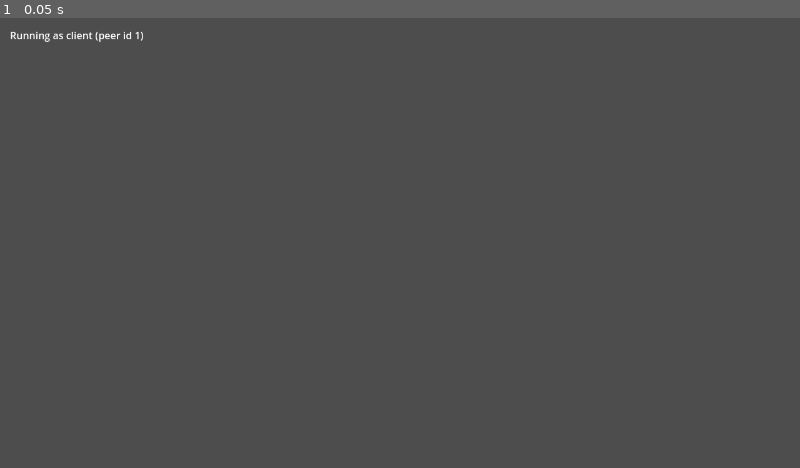
Above: before the commit, frame 1.
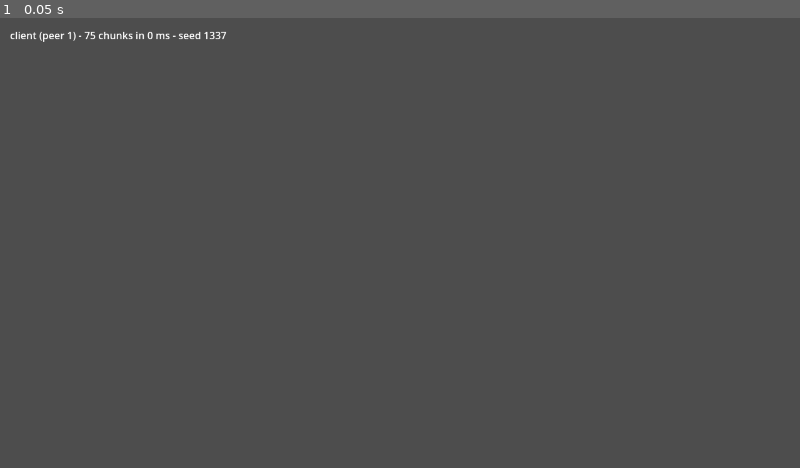
Above: after the commit, the same moment.

Repository: FrostyyTiger/Kubik
Game: Godot game, scene res://scenes/game.tscn
Same seed, same stepped clock (60 frames per second), same inputs: the game is played once before the commit and once after it. This scene is started directly instead of the project's main scene.
Inputs:
- Up to frame 1 (0.05 s): no input

The runs differ from the first frame. In frame 1, 0.2% of the frame differs, in the area x 1-29%, y 3-6%.

Commit message:
feat(world): 5x5 chunk area built over frames, with sky and sun
World owns the chunk registry and is the only place voxels may change.
Layout is a fixed 5x5 by 3 column around the origin; streaming is later.

Building all 75 chunks at once would freeze the window for seconds with no
sign of life, so the world drains a distance-sorted queue with an 8 ms
per-frame budget instead. Chunks pop in from the centre outward and the
total build time is printed, so the eventual greedy-meshing and threading
work has a number to beat.

is_solid_world checks loaded chunks and falls back to the generator, so the
boundary of the loaded area does not sprout a wall of faces.

Seed is a shared constant for now, which is already enough for identical
terrain on both machines - the host choosing and sending it comes with the
join handshake.

Co-Authored-By: Claude Opus 5 (1M context) <noreply@anthropic.com>
Claude-Session: https://claude.ai/code/session_01UiSAFbDzRSimYc9Mx2DoXk

Diff:
--- a/scenes/game.tscn
+++ b/scenes/game.tscn
@@ -1,15 +1,37 @@
-[gd_scene load_steps=2 format=3]
+[gd_scene load_steps=6 format=3]
 
 [ext_resource type="Script" path="res://scripts/game/game.gd" id="1_game"]
+[ext_resource type="Script" path="res://scripts/world/world.gd" id="2_world"]
+
+[sub_resource type="ProceduralSkyMaterial" id="ProceduralSkyMaterial_1"]
+
+[sub_resource type="Sky" id="Sky_1"]
+sky_material = SubResource("ProceduralSkyMaterial_1")
+
+[sub_resource type="Environment" id="Environment_1"]
+background_mode = 2
+sky = SubResource("Sky_1")
+ambient_light_source = 3
+tonemap_mode = 2
 
 [node name="Game" type="Node3D"]
 script = ExtResource("1_game")
+
+[node name="WorldEnvironment" type="WorldEnvironment" parent="."]
+environment = SubResource("Environment_1")
+
+[node name="Sun" type="DirectionalLight3D" parent="."]
+transform = Transform3D(0.7809, 0, -0.6247, -0.5262, 0.5393, -0.6577, 0.3369, 0.8422, 0.4211, 0, 40, 0)
+shadow_enabled = true
+
+[node name="World" type="Node3D" parent="."]
+script = ExtResource("2_world")
 
 [node name="HUD" type="CanvasLayer" parent="."]
 
 [node name="Status" type="Label" parent="HUD"]
 offset_left = 16.0
 offset_top = 16.0
-offset_right = 616.0
+offset_right = 816.0
 offset_bottom = 44.0
 text = "..."
--- a/scripts/game/game.gd
+++ b/scripts/game/game.gd
@@ -1,18 +1,30 @@
 extends Node3D
 
-## Root of the in-game scene. For now it only reports which role we are;
-## the world, camera and player sync land in later commits.
+## Root of the in-game scene.
+
+## Temporary. Next step is the host picking a seed and sending it during the
+## join handshake. Until then a shared constant does the same job: both
+## machines generate byte-identical terrain with zero voxels on the wire.
+const DEBUG_SEED := 1337
+
+@onready var _world: World = $World
+@onready var _status: Label = $HUD/Status
 
 
 func _ready() -> void:
 	var role_name := "host" if Net.is_host() else "client"
-	$HUD/Status.text = "Running as %s (peer id %d)" % [role_name, Net.local_peer_id()]
-	print("[Game] entered as %s" % role_name)
+	_status.text = "%s - generating world..." % role_name
+	_world.generation_finished.connect(_on_world_ready)
+	_world.setup(DEBUG_SEED)
+
+
+func _on_world_ready(chunk_count: int, elapsed_ms: int) -> void:
+	var role_name := "host" if Net.is_host() else "client"
+	_status.text = "%s (peer %d) - %d chunks in %d ms - seed %d" % [
+		role_name, Net.local_peer_id(), chunk_count, elapsed_ms, _world.world_seed]
 
 
 func _unhandled_input(event: InputEvent) -> void:
-	# Escape leaves the session and returns to the menu, which also tears the
-	# ENet peer down so the port is free for the next Host.
 	if event.is_action_pressed("ui_cancel"):
 		Net.leave()
 		get_tree().change_scene_to_file("res://scenes/main_menu.tscn")
--- /dev/null
+++ b/scripts/world/chunk_node.gd
@@ -0,0 +1,27 @@
+class_name ChunkNode
+extends MeshInstance3D
+
+## The visual half of a chunk. Chunk holds the data, ChunkNode holds the mesh.
+##
+## Keeping them apart matters for multiplayer: a dedicated server would want
+## Chunk without ever building a mesh, and the mesher can be moved onto a
+## worker thread later precisely because it only touches Chunk.
+
+var chunk: Chunk
+
+
+func setup(p_chunk: Chunk) -> void:
+	chunk = p_chunk
+	var c := p_chunk.chunk_pos
+	name = "Chunk%d_%d_%d" % [c.x, c.y, c.z]
+	# The mesh is built in chunk-local coordinates (0..16), so the node
+	# position supplies the world offset. That also means editing one block
+	# rebuilds one small mesh, not a world-sized one.
+	position = Vector3(p_chunk.origin())
+
+
+func rebuild(world_solid: Callable) -> void:
+	# build() returns null for a chunk with no visible faces. Assigning null
+	# clears the mesh, which is exactly what we want.
+	mesh = ChunkMesher.build(chunk, world_solid)
+	chunk.dirty = false
--- /dev/null
+++ b/scripts/world/world.gd
@@ -0,0 +1,119 @@
+class_name World
+extends Node3D
+
+## Owns every loaded chunk and is the only place voxels are allowed to change.
+##
+## Layout for v1: a fixed 5x5 column of chunks around the origin, CHUNKS_Y tall.
+## Streaming chunks in and out as players move is a later problem.
+
+signal generation_finished(chunk_count: int, elapsed_ms: int)
+
+## 2 -> chunks -2..2 on each horizontal axis, so 5x5.
+const RADIUS_XZ := 2
+
+## 3 chunks = 48 blocks tall, which comfortably contains the terrain band
+## (SURFACE_Y 32 +/- TRANSITION 14).
+const CHUNKS_Y := 3
+
+## Milliseconds of chunk building allowed per frame. At 60 fps a frame is
+## 16.6 ms, so 8 leaves room for everything else and the window stays alive.
+const BUILD_BUDGET_MS := 8
+
+var world_seed := 0
+var generator: TerrainGenerator = null
+
+var _chunks := {}        # Vector3i -> Chunk
+var _chunk_nodes := {}   # Vector3i -> ChunkNode
+var _build_queue: Array[Vector3i] = []
+
+var _total_ms := 0
+var _built := 0
+
+
+## Start building. Called once per session.
+func setup(p_seed: int) -> void:
+	world_seed = p_seed
+	generator = TerrainGenerator.new(p_seed)
+
+	_build_queue.clear()
+	for cy in CHUNKS_Y:
+		for cz in range(-RADIUS_XZ, RADIUS_XZ + 1):
+			for cx in range(-RADIUS_XZ, RADIUS_XZ + 1):
+				_build_queue.append(Vector3i(cx, cy, cz))
+
+	# Nearest-first, so the world grows outward from where the player spawns
+	# instead of popping in in some arbitrary order.
+	_build_queue.sort_custom(Callable(self, "_nearer_to_centre"))
+	print("[World] seed %d, %d chunks queued" % [p_seed, _build_queue.size()])
+
+
+func _process(_delta: float) -> void:
+	if _build_queue.is_empty():
+		return
+
+	# Spend a bounded slice of this frame on chunk building. Doing all 75 in
+	# _ready() would freeze the window for seconds with no sign of life.
+	var started := Time.get_ticks_msec()
+	while not _build_queue.is_empty() and Time.get_ticks_msec() - started < BUILD_BUDGET_MS:
+		_build_chunk(_build_queue.pop_front())
+	_total_ms += Time.get_ticks_msec() - started
+
+	if _build_queue.is_empty():
+		print("[World] %d chunks generated and meshed in %d ms" % [_built, _total_ms])
+		generation_finished.emit(_built, _total_ms)
+
+
+## Is there a solid block at this WORLD block position?
+##
+## This is the function the mesher uses for neighbours outside a chunk, and the
+## reason the edge of the loaded area does not sprout a wall of faces: beyond
+## the loaded chunks we simply ask the generator what would be there.
+func is_solid_world(wx: int, wy: int, wz: int) -> bool:
+	var wpos := Vector3i(wx, wy, wz)
+	var chunk: Chunk = _chunks.get(Chunk.world_to_chunk(wpos))
+	if chunk != null:
+		var l := Chunk.world_to_local(wpos)
+		return Block.is_solid(chunk.voxels[Chunk.index(l.x, l.y, l.z)])
+	return generator.is_solid_at(wx, wy, wz)
+
+
+func get_block(world_block_pos: Vector3i) -> int:
+	var chunk: Chunk = _chunks.get(Chunk.world_to_chunk(world_block_pos))
+	if chunk == null:
+		return Block.AIR
+	var l := Chunk.world_to_local(world_block_pos)
+	return chunk.voxels[Chunk.index(l.x, l.y, l.z)]
+
+
+func has_chunk(chunk_pos: Vector3i) -> bool:
+	return _chunks.has(chunk_pos)
+
+
+func is_ready() -> bool:
+	return generator != null and _build_queue.is_empty()
+
+
+# --- Internals --------------------------------------------------------------
+
+func _build_chunk(chunk_pos: Vector3i) -> void:
+	var chunk := Chunk.new(chunk_pos)
+	generator.generate_into(chunk)
+	_chunks[chunk_pos] = chunk
+
+	var node := ChunkNode.new()
+	node.setup(chunk)
+	add_child(node)
+	_chunk_nodes[chunk_pos] = node
+
+	# A chunk built before its neighbours still meshes correctly: is_solid_world
+	# falls through to the generator, which gives the same answer the neighbour
+	# will have once it exists. So no re-mesh pass is needed at load time.
+	node.rebuild(Callable(self, "is_solid_world"))
+	_built += 1
+
+
+func _nearer_to_centre(a: Vector3i, b: Vector3i) -> bool:
+	# Horizontal distance only - vertical order does not change how it looks.
+	var da := a.x * a.x + a.z * a.z
+	var db := b.x * b.x + b.z * b.z
+	return da < db
